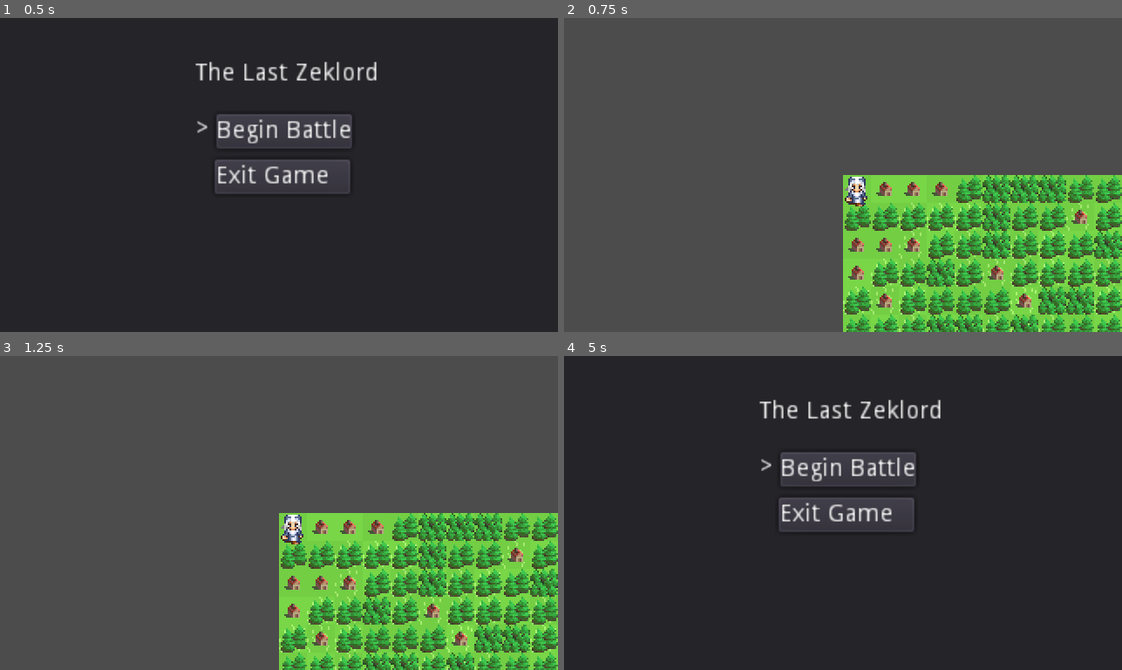
Above: before the commit, frames 1-4 (two rows, left to right).
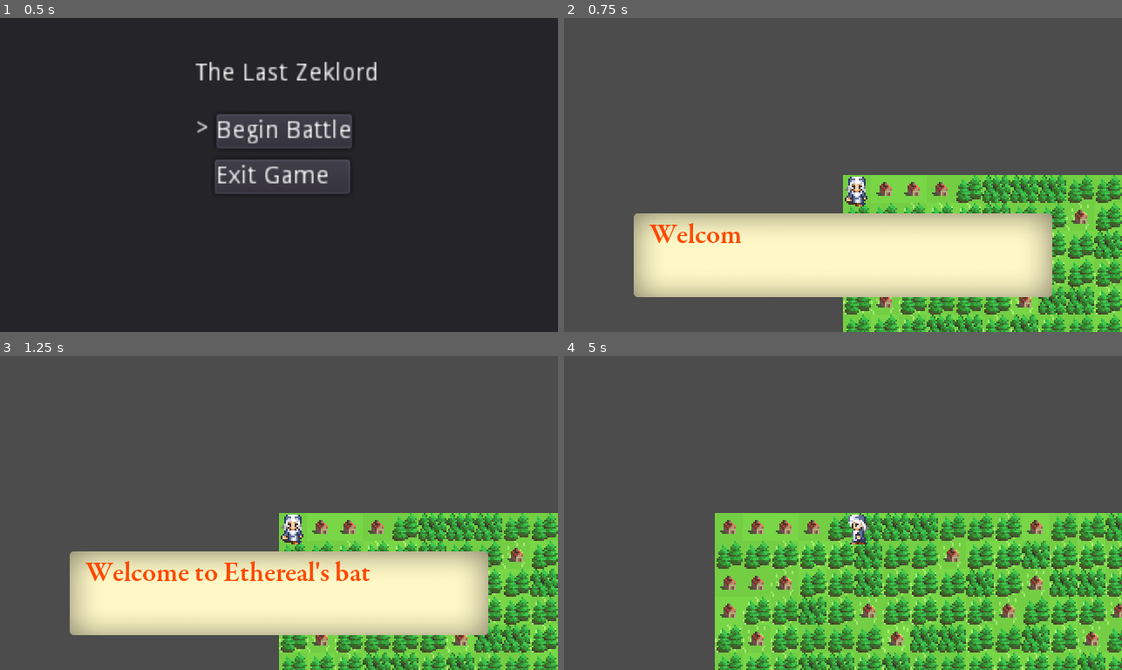
Above: after the commit, the same moments.

Repository: SaranSundar/GodotPracticeDemo
Game: Godot game, scene res://scenes/main/main.tscn
Same seed, same stepped clock (60 frames per second), same inputs: the game is played once before the commit and once after it.
Inputs:
- Up to frame 1 (0.5 s): no input
- Up to frame 2 (0.75 s): click "Begin Battle" at 0.5 s
- Up to frame 3 (1.25 s): no input
- Up to frame 4 (5 s): tap Enter (ui_accept) at 1.25, 1.52, 2.27, 3.77, 4.52 s; hold Right (ui_right) 1.28-2.03 s; hold Down (ui_down) 2.03-2.78 s; hold Right (ui_right) 2.78-3.53 s; hold Up (ui_up) 3.53-4.28 s; hold Left (ui_left) from 4.28 s (still down); tap Escape (ui_cancel) at 4.9 s

Frame 1 is identical in both runs. In frame 2, 20% of the frame differs, in the area x 12-88%, y 62-89%; in frame 3, 20%; in frame 4, 96%, in the area x 0-100%, y 0-100%.

Commit message:
got dialogue box state connected to in battle state

Diff:
--- a/interfaces/dialogue_boxes/dialogue_box.gd
+++ b/interfaces/dialogue_boxes/dialogue_box.gd
@@ -1,4 +1,4 @@
-class_name DialogueBox extends Control
+class_name DialogueBox extends CanvasLayer
 
 var dialogue = [
 	'Welcome to the world of Ethereal!',
@@ -10,9 +10,9 @@
 var dialogue_index = 0
 var finished = false
 
-onready var text_label = $RichTextLabel
-onready var tween = $Tween
-onready var next_indicator = $next_indicator
+onready var text_label = $dialogue_box_container/dialogue_box/RichTextLabel
+onready var tween = $dialogue_box_container/dialogue_box/Tween
+onready var next_indicator = $dialogue_box_container/dialogue_box/next_indicator
 
 signal dialogue_complete
 
--- a/interfaces/dialogue_boxes/dialogue_box.tscn
+++ b/interfaces/dialogue_boxes/dialogue_box.tscn
@@ -24,14 +24,17 @@
 "values": [ Vector2( 229.1, 34.5474 ), Vector2( 229.1, 37.879 ) ]
 }
 
-[node name="Control" type="Control"]
-anchor_right = 1.0
-anchor_bottom = 1.0
+[node name="dialogue_box_canvas_layer" type="CanvasLayer"]
+script = ExtResource( 4 )
+
+[node name="dialogue_box_container" type="Control" parent="."]
+margin_right = 320.0
+margin_bottom = 180.0
 __meta__ = {
 "_edit_use_anchors_": false
 }
 
-[node name="dialogue_box" type="Control" parent="."]
+[node name="dialogue_box" type="Control" parent="dialogue_box_container"]
 anchor_left = 0.5
 anchor_top = 1.0
 anchor_right = 0.5
@@ -40,12 +43,11 @@
 margin_top = -68.0
 margin_right = 120.0
 margin_bottom = -20.0
-script = ExtResource( 4 )
 __meta__ = {
 "_edit_use_anchors_": false
 }
 
-[node name="TextureRect" type="TextureRect" parent="dialogue_box"]
+[node name="TextureRect" type="TextureRect" parent="dialogue_box_container/dialogue_box"]
 anchor_right = 1.0
 anchor_bottom = 1.0
 texture = ExtResource( 1 )
@@ -56,7 +58,7 @@
 "_edit_use_anchors_": false
 }
 
-[node name="RichTextLabel" type="RichTextLabel" parent="dialogue_box"]
+[node name="RichTextLabel" type="RichTextLabel" parent="dialogue_box_container/dialogue_box"]
 anchor_right = 1.0
 anchor_bottom = 1.0
 margin_left = 9.0
@@ -72,13 +74,13 @@
 "_edit_use_anchors_": false
 }
 
-[node name="next_indicator" type="Sprite" parent="dialogue_box"]
+[node name="next_indicator" type="Sprite" parent="dialogue_box_container/dialogue_box"]
 position = Vector2( 229.1, 35.0677 )
 scale = Vector2( 0.196142, 0.218105 )
 texture = ExtResource( 2 )
 
-[node name="AnimationPlayer" type="AnimationPlayer" parent="dialogue_box/next_indicator"]
+[node name="AnimationPlayer" type="AnimationPlayer" parent="dialogue_box_container/dialogue_box/next_indicator"]
 autoplay = "dialogue_icon_idle"
 anims/dialogue_icon_idle = SubResource( 2 )
 
-[node name="Tween" type="Tween" parent="dialogue_box"]
+[node name="Tween" type="Tween" parent="dialogue_box_container/dialogue_box"]
--- a/project.godot
+++ b/project.godot
@@ -34,7 +34,7 @@
 "language": "GDScript",
 "path": "res://scenes/cursor/cursor.gd"
 }, {
-"base": "Control",
+"base": "CanvasLayer",
 "class": "DialogueBox",
 "language": "GDScript",
 "path": "res://interfaces/dialogue_boxes/dialogue_box.gd"
--- a/states/begin_battle/begin_battle_menu_state.gd
+++ b/states/begin_battle/begin_battle_menu_state.gd
@@ -23,6 +23,7 @@
 
 # Virtual function. Corresponds to the `_process()` callback.
 func update(delta: float, transition_to: FuncRef) -> void:
+	# When the begin battle button is pressed on the menu, it will transition in the state machine
 	if switch_scene:
 		switch_scene = false
 		self.exit_state.queue_free()
--- a/states/in_battle/in_battle_state.gd
+++ b/states/in_battle/in_battle_state.gd
@@ -3,12 +3,22 @@
 const battle_state_container_scene = preload("res://scenes/battle_state_container/battle_state_container.tscn")
 var battle_state_container
 
+const show_dialogue_state = preload("res://states/in_battle/show_dialogue_state.gd")
+
+var show_dialogue = true
+
 func _init():
 	set_name("InBattleState")
 	battle_state_container = battle_state_container_scene.instance()
 	add_child(battle_state_container)
+	self.exit_state = show_dialogue_state.new()
 
-# Virtual function. Receives events from the `_unhandled_input()` callback.
-func handle_input(event: InputEvent, transition_to: FuncRef) -> void:
-	if event.is_action("ui_cancel"):
-		transition_to.call_func()
+# Virtual function. Corresponds to the `_process()` callback.
+func update(delta: float, transition_to: FuncRef) -> void:
+	if show_dialogue:
+		show_dialogue = false
+		# Create new instance of exit state to reset it
+		self.exit_state.queue_free()
+		self.exit_state = null
+		self.exit_state = show_dialogue_state.new()
+		transition_to.call_func({'should_keep': true})
--- a/states/in_battle/show_dialogue_state.gd
+++ b/states/in_battle/show_dialogue_state.gd
@@ -2,7 +2,9 @@
 
 const dialogue_scene = preload("res://interfaces/dialogue_boxes/dialogue_box.tscn")
 
-var dialogue_box: DialogueBox
+var dialogue_box
+
+var is_dialogue_complete = false
 
 func _init():
 	set_name("ShowDialogueState")
@@ -16,10 +18,12 @@
 
 
 func dialogue_complete():
-	print("Time to remove this resource")
+	is_dialogue_complete = true
 
-# Virtual function. Receives events from the `_unhandled_input()` callback.
-func handle_input(event: InputEvent, transition_to: FuncRef) -> void:
-	#	if event.is_action("ui_cancel"):
-	#		transition_to.call_func()
-	pass
+# Virtual function. Corresponds to the `_process()` callback.
+func update(delta: float, transition_to: FuncRef) -> void:
+	if is_dialogue_complete:
+		is_dialogue_complete = false
+		# Create new instance of exit state to reset it
+		self.queue_free()
+		transition_to.call_func()
Not shown, changed: .DS_Store
